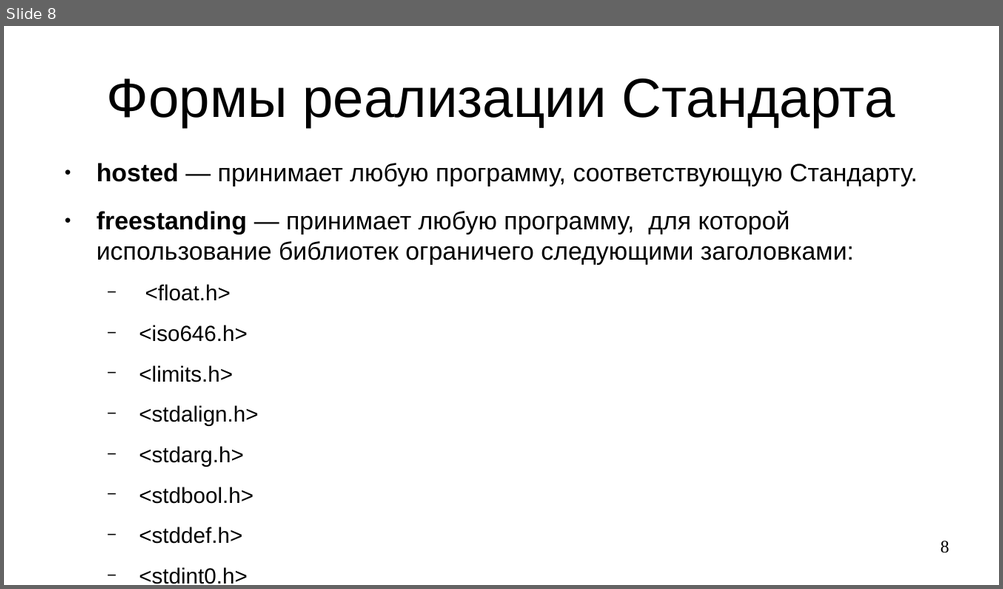
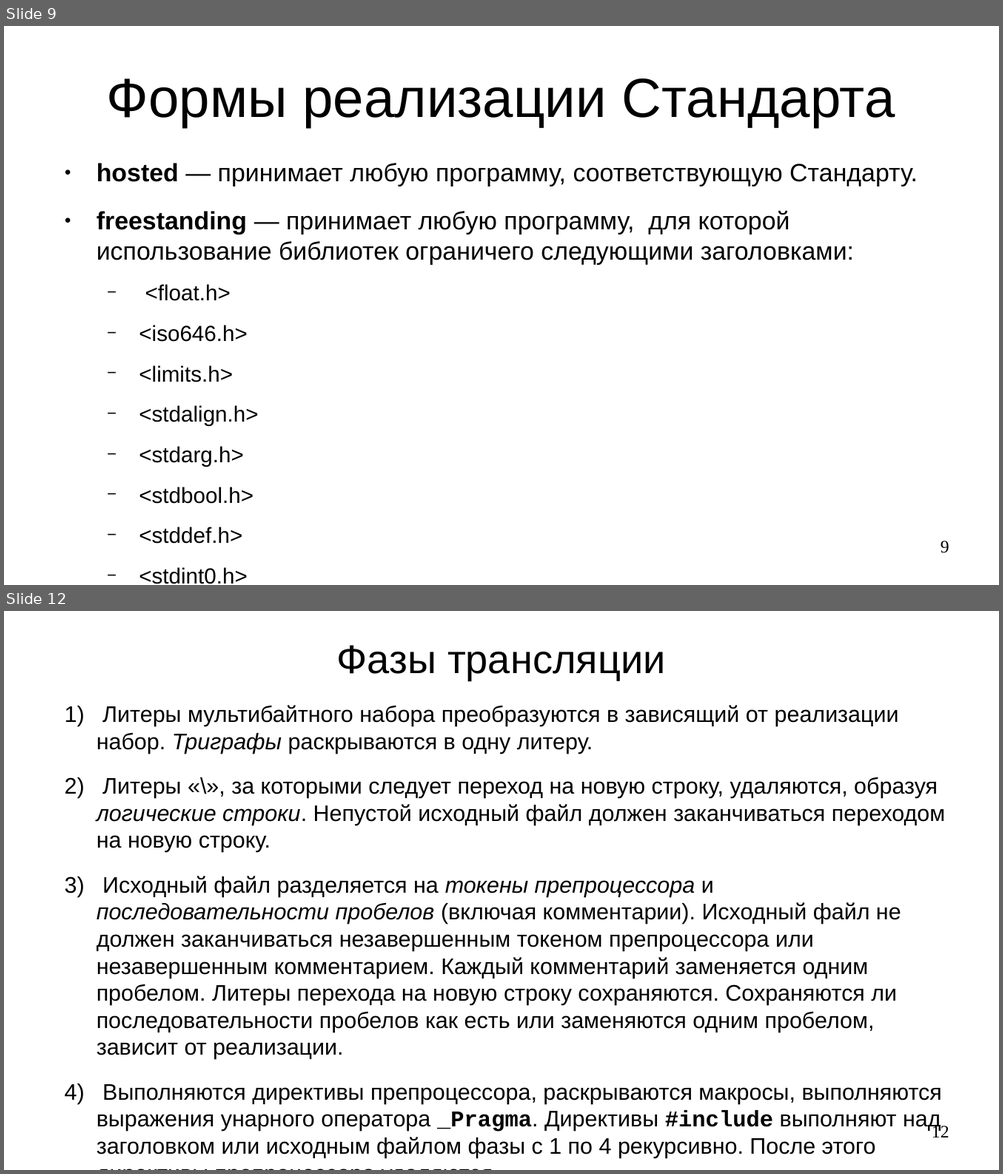
Before and after one commit to steelcraft/stud-lab, a slide deck: Лекции/CACP01.odp. Shown one above the other, each under a label of ours: slide 8 before the commit, slides 9 and 12 after it; the slides between them are not shown. The pictures are 1003x589 and 1003x1174 pixels, drawn with LibreOffice and Linux fonts; fonts in the diff are those of the drawing. Boxes give left, top, right and bottom in pixels: in the first picture for what was removed or moved away, otherwise in the second. Text is boxed around its words. In the diff, an @@ line names an element or a change of style, - is before the commit and + after.

```diff
--- a/Лекции/CACP01.odp
+++ b/Лекции/CACP01.odp
@@ slide 12 added at bbox=[4, 611, 999, 1170], background #FFFFFF @@
@@ title added at bbox=[337, 645, 666, 681], 32 pt, text #000000 @@
+Фазы трансляции
@@ text added at bbox=[96, 705, 945, 1159], 18 pt, text #000000 @@
+1) Литеры мультибайтного набора преобразуются в зависящий от реализации набор. Триграфы раскрываются в одну литеру.
+2) Литеры «\», за которыми следует переход на новую строку, удаляются, образуя логические строки. Непустой исходный файл должен заканчиваться переходом на новую строку.
+3) Исходный файл разделяется на токены препроцессора и последовательности пробелов (включая комментарии). Исходный файл не должен заканчиваться незавершенным токеном препроцессора или незавершенным комментарием. Каждый комментарий заменяется одним пробелом. Литеры перехода на новую строку сохраняются. Сохраняются ли последовательности пробелов как есть или заменяются одним пробелом, зависит от реализации.
+4) Выполняются директивы препроцессора, раскрываются макросы, выполняются выражения унарного оператора _Pragma. Директивы #include выполняют над заголовком или исходным файлом фазы с 1 по 4 рекурсивно. После этого директивы препроцессора удаляются.
@@ page number added at bbox=[931, 1124, 949, 1138], 14 pt, text #000000 @@
+12
@@ what was slide 8 is now slide 9 @@
@@ page number at bbox=[940, 541, 949, 554]: text changed @@
-8
+9
```
Also in this commit, not shown: 5 other slides added, 1 slide removed.
